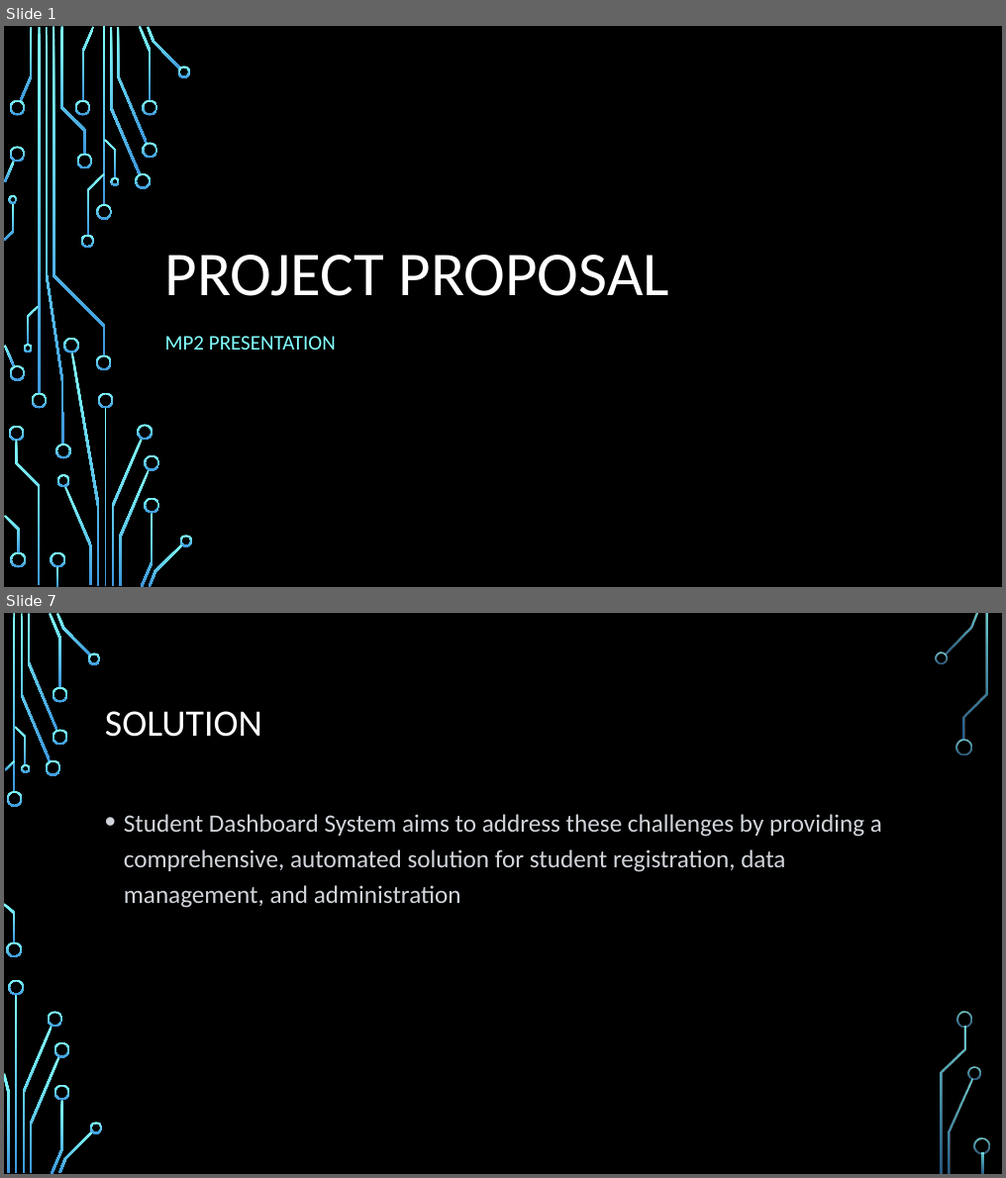
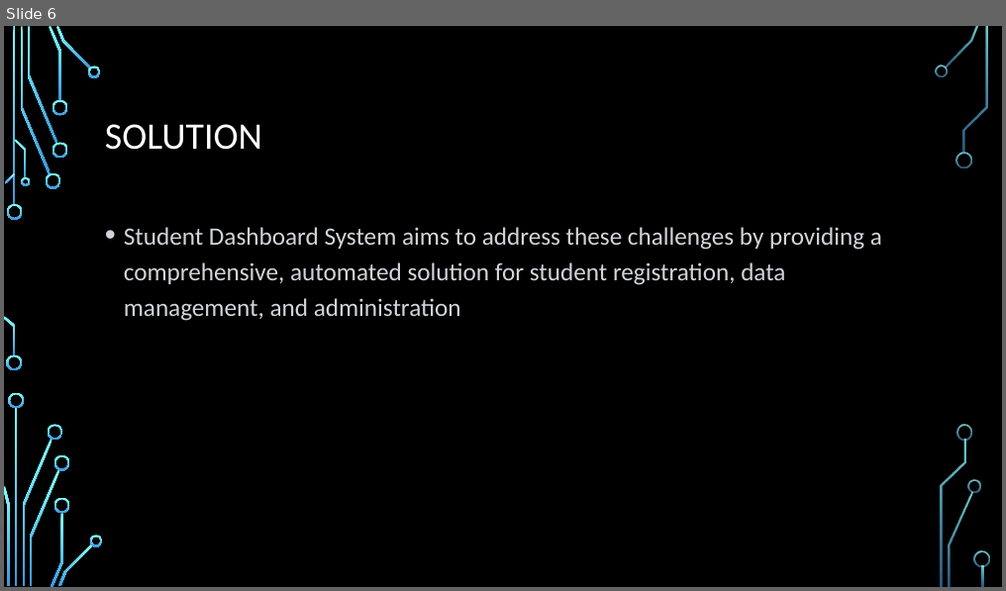
Before and after one commit to Elcavz/Major-Project-2-FrontEnd, a slide deck: PROJECT PROPOSAL.pptx. Shown one above the other, each under a label of ours: slides 1 and 7 before the commit, slide 6 after it; the slides between them are not shown. The pictures are 1006x1178 and 1006x591 pixels, drawn with LibreOffice and Linux fonts; fonts in the diff are those of the drawing; background and template pictures are left out. Boxes give left, top, right and bottom in pixels: in the first picture for what was removed or moved away, otherwise in the second. Text is boxed around its words. In the diff, an @@ line names an element or a change of style, - is before the commit and + after.

```diff
--- a/PROJECT PROPOSAL.pptx
+++ b/PROJECT PROPOSAL.pptx
@@ slide 1 removed at box(4, 26, 1002, 587), background picture (left out) @@
@@ title removed at box(165, 255, 669, 296) @@
-PROJECT PROPOSAL
@@ subtitle removed at box(165, 336, 336, 350) @@
-MP2 PRESENTATION
@@ group removed at box(4, 26, 193, 587): 50 freeform shapes, 4 rectangles @@
@@ what was slide 7 is now slide 6 @@
```
Also in this commit, not shown: 4 slides changed, 2 slides added, 3 other slides removed, 11 other files.
